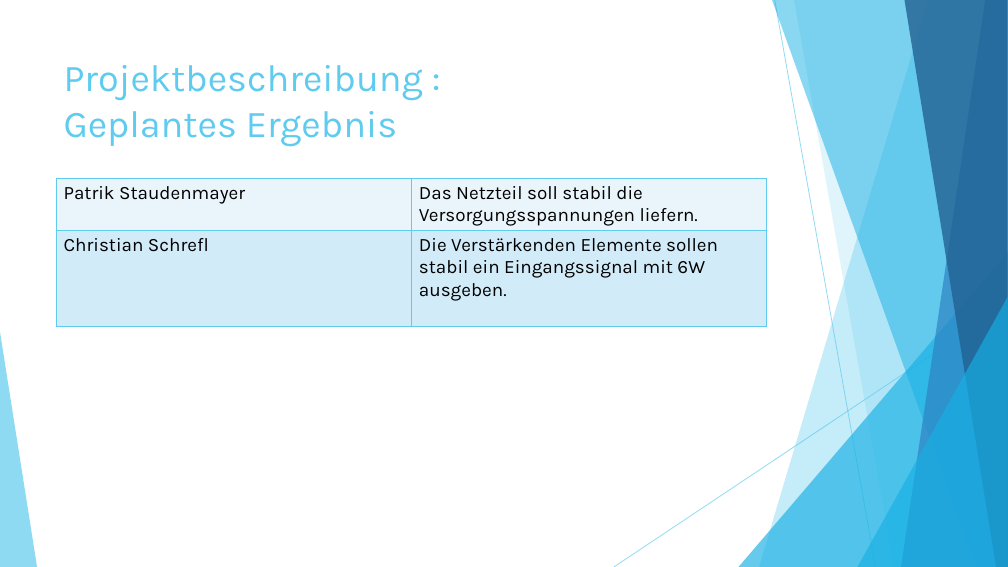
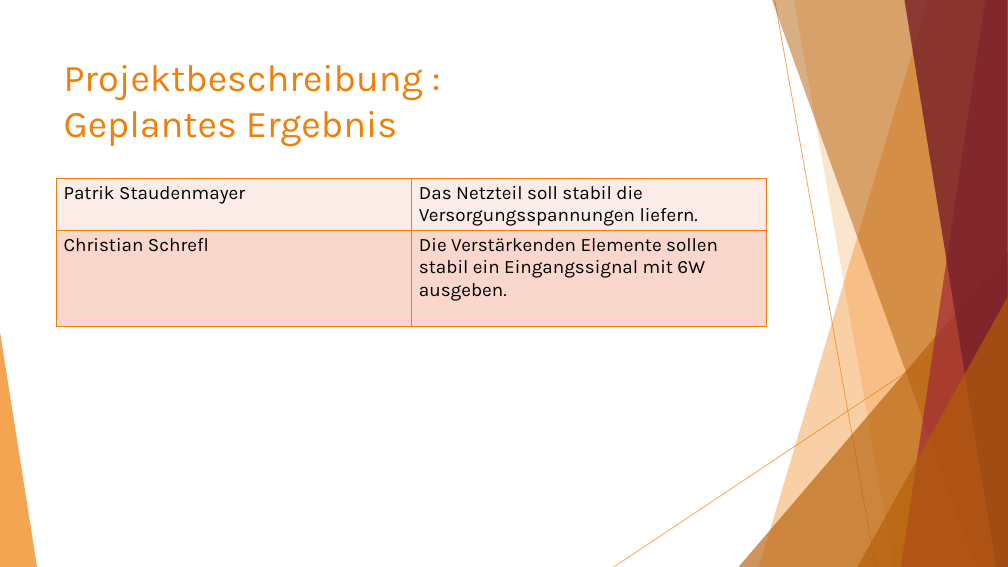
Before and after one commit to Staudi14/tube-amplifier, a slide deck: slide 4 of Präsentation/Röhrenverstärker.pptx. Drawn at 1008x567 pixels with LibreOffice and Linux fonts; fonts in the diff are those of the drawing. Boxes give left, top, right and bottom in pixels: in the first picture for what was removed or moved away, otherwise in the second. Text is boxed around its words. In the diff, an @@ line names an element or a change of style, - is before the commit and + after.

Commit message:
Changed Style of Presentation

```diff
--- a/Präsentation/Röhrenverstärker.pptx
+++ b/Präsentation/Röhrenverstärker.pptx
@@ freeform shape at [759,0,1008,567]: fill #5FCBEF at 36% opacity to #F07F09 at 36% opacity @@
@@ freeform shape at [772,0,1008,567]: fill #17B0E4 at 50% opacity to #B45F07 at 50% opacity @@
@@ line (775, 0) - (876, 567): stroke #5FCBEF 0.75 pt to #F07F09 0.75 pt @@
@@ freeform shape at [794,0,1008,567]: fill #5FCBEF at 20% opacity to #F07F09 at 20% opacity @@
@@ freeform shape at [901,0,1008,567]: fill #2E83C3 at 70% opacity to #9F2936 at 70% opacity @@
@@ freeform shape at [904,0,1008,567]: fill #226292 at 80% opacity to #771F28 at 80% opacity @@
@@ title "Projektbeschreibung : Geplantes Ergebnis" at [64,65,423,146]: text colour #5FCBEF to #F07F09 @@
@@ table at [56,178,767,330] @@
@@ fill #EAF6FC to #FCECE7 in row 1 @@
@@ fill #D2ECF9 to #F9D8CC in row 2 @@
@@ borders changed @@
@@ triangle at [739,252,1008,567]: fill #17B0E4 at 66% opacity to #B45F07 at 66% opacity @@
@@ triangle at [858,297,1008,567]: fill #17B0E4 at 66% opacity to #B45F07 at 66% opacity @@
@@ line (1008, 305) - (614, 567): stroke #5FCBEF 0.75 pt to #F07F09 0.75 pt @@
@@ triangle at [0,332,37,567]: fill #5FCBEF at 70% opacity to #F07F09 at 70% opacity @@
```
Also in this commit, not shown: 10 other slides changed.
